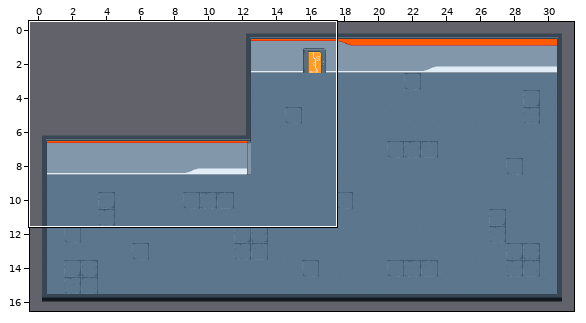
Level history. Tiled map: assets/area_experimentacion/area_exp1.tmx. Above, an overview of the earlier version with the close-up marked.
Close-up. First the earlier version:
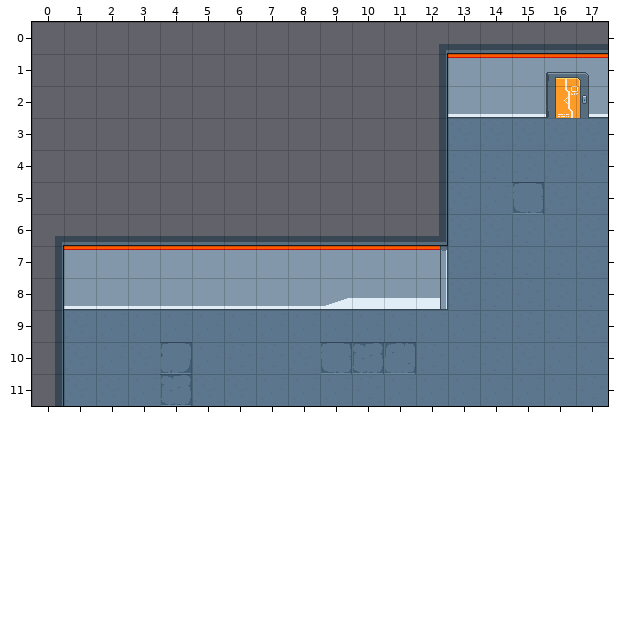
Cells are 32x32 px. Shown: x 0..17, y 0..11. The commit also changed other parts of the map, which this record leaves out.
Once edited:
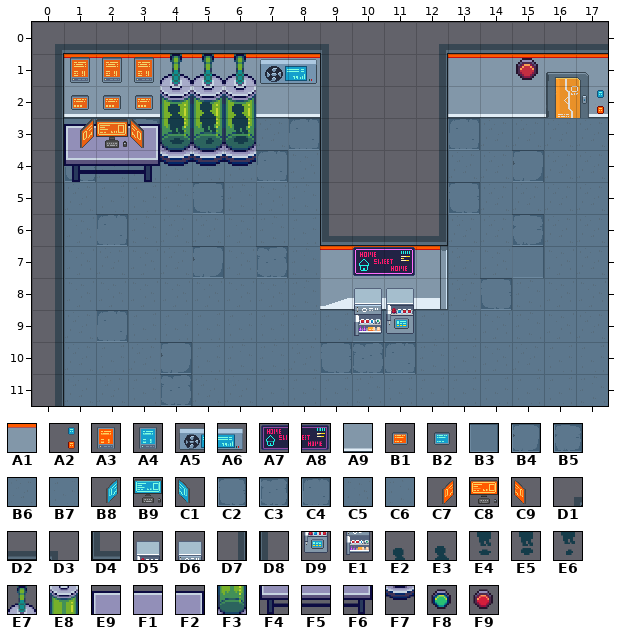
Key: from "pixel-cyberpunk-interior": A1 2, A2 5, A3 6, A4 7, A5 8, A6 9, A7 13, A8 14, A9 23, B1 27, B2 28, B3 42, B4 43, B5 44, B6 45, B7 46, B8 48, B9 49, C1 50, C2 63, C3 64, C4 65, C5 66, C6 67, C7 69, C8 70, C9 71, D1 85, D2 86, D3 87, D4 108, D5 112, D6 113, D7 126, D8 130, D9 133, E1 134; from "tilesStuff": E2 31, E3 34, E4 68, E5 70, E6 71, E7 290, E8 327, E9 360, F1 361, F2 362, F3 364, F4 397, F5 398, F6 399, F7 401, F8 543, F9 580.
__ is an empty cell, ## one hidden under a higher layer.
Tiles replaced or removed in this view: A1, A9, C2, C5, D1, D2.
Tiles of an added or newly shown layer are drawn over the layers below it.
Edits made:
Changed rows in their new state; .. is an unchanged cell.
layer "puerta_cerrada" opacity 100% -> 90%
Layer "suelo":
first column x 15:
 4 ##
 5 ##
Layer "bordes_y_pared":
first column x 0:
 0 D1 D2 D2 D2 D2 D2 D2 D2 D2 D3 .. ..
 1 D7 .. .. A1 A1 A1 A1 A1 A1 D8 .. ..
 2 D7 .. .. A9 .. .. .. A9 A9 D8 .. ..
 3 D7 B3 B4 B5 .. .. .. .. .. D8 .. ..
 4 D7 C2 B6 B7 B7 B7 B7 .. .. D8 .. ..
 5 D7 B6 B7 B7 C6 .. C6 C5 C6 D8 .. ..
 6 D7 C5 ## C6 B6 B6 C5 C6 B7 D4 .. ..
 7 .. C5 B6 C5 B6 B4 C5 C3 C6 .. .. ..
 8 .. C5 C5 C5 C5 C5 C5 C5 C6 .. .. ..
 9 .. .. .. .. .. .. .. .. .. .. B3 B3
Layer "decoracion" (added):
first column x 1:
 1 .. .. .. E7 E7 E7 A5 A6 .. .. ..
 2 .. .. .. E8 E8 E8 .. .. .. .. ..
 3 E9 F1 F2 F3 F3 F3 B6 C4 .. .. ..
 4 F4 F5 F6 F7 F7 F7 C4 C5 .. .. ..
 5 .. .. .. .. C2 .. .. .. .. .. ..
 6 .. C4 .. .. .. .. .. .. .. .. ..
 7 .. .. .. .. .. .. .. .. .. A7 A8
 8 .. .. .. .. .. .. .. .. .. D6 D5
 9 .. C4 .. .. .. .. .. .. .. E1 D9
Layer "esquinas":
first column x 1:
 1 A1 A1
 2 A9 A9
Layer "decoracion2" (added):
first column x 4:
 1 E7 E7 E7 .. .. .. .. .. .. .. .. A1 .. ..
 2 E2 E3 E2 .. .. .. .. .. .. .. .. .. .. A2
 3 E4 E6 E5 .. .. .. .. .. .. C4 .. .. .. ..
 4 F7 F7 F7 .. .. .. .. .. .. .. .. B4 .. ..
 5 .. .. .. .. .. .. .. .. .. C2 .. B6 .. ..
 6 .. .. .. .. .. .. .. .. .. .. .. B5 .. ..
 7 .. .. .. .. .. .. .. .. .. .. .. B3 .. ..
 8 .. .. .. .. .. .. .. .. .. .. C2 .. .. ..
Layer "puerta_abierta":
first column x 1:
 1 A4 A4 A4 .. .. .. .. .. .. .. .. .. .. .. F8
 2 B2 B2 B2 .. .. .. .. .. .. .. .. .. .. .. ..
 3 B8 B9 C1 .. .. .. .. .. .. .. .. .. .. .. ..
Layer "puerta_cerrada":
first column x 1:
 1 A3 A3 A3 .. .. .. .. .. .. .. .. .. .. .. F9
 2 B1 B1 B1 .. .. .. .. .. .. .. .. .. .. .. ..
 3 C7 C8 C9 .. .. .. .. .. .. .. .. .. .. .. ..
